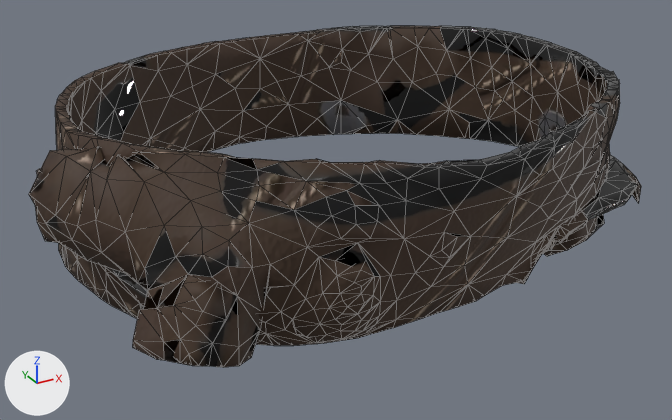
The glTF model hollowmere/Assets/Resources/Gear/Fitted/leather/t1_waist.glb as it was, and as the next commit left it.
Rendered twice from a 50 mm camera at (-0.294, -0.538, 1.232) aimed at (-0.014, -0.03, 0.978). Lighting does not change. The marker at lower left points along +X, +Y and +Z. The first picture is the older version. Mesh edges are drawn as thin lines. Vertices at exactly the same position are counted once.

Script lines for the objects in view, before the commit:
```python
me_waist_t1 = bpy.data.meshes.new('waist_t1')
me_waist_t1.from_pydata(...)  # 1370 vertices, 2756 faces; spans x -0.217..0.2, y -0.178..0.142, z 0.953..1.072
me_waist_t1.materials.append(mat_leather_t1_waist)
ob_waist_t1 = bpy.data.objects.new('waist_t1', me_waist_t1)
ob_waist_t1.location = (0.0, 0.0, 0.0)
```
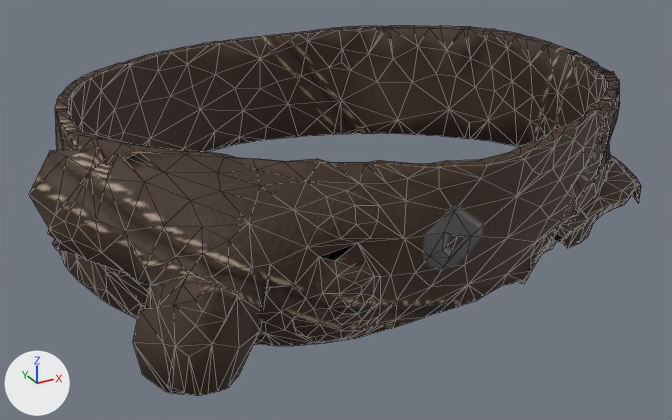
What differs and where, as boxes [x1, y1, x2, y2] in the pictures (672 x 420 px; the box of a moved part takes in the faces that stretch with it):
'waist_t1', reshaped (8% taller): before [29, 26, 641, 367]; after [29, 26, 641, 395]
part 1 of me_waist_t1, moved or reshaped: before [29, 169, 260, 367]; after [29, 195, 260, 395]
part 2 of me_waist_t1, moved or reshaped: before [543, 186, 604, 256]; after [562, 186, 602, 248]
part 3 of me_waist_t1, surface changed: [31, 26, 638, 350] in both

What changed in the scene script:
```text
Change me_waist_t1:
    used by ob_waist_t1; location = (0.0, 0.0, 0.0)
    remove me_waist_t1.from_pydata(...)  # 1370 vertices, 2756 faces; spans x -0.217..0.2, y -0.178..0.142, z 0.953..1.072
    add me_waist_t1.from_pydata(...)  # 1366 vertices, 2744 faces; spans x -0.217..0.2, y -0.178..0.142, z 0.946..1.072
    me_waist_t1 part 1
    52 vertices are removed from x -0.216..-0.128, y -0.16..-0.035, z 0.958..1.048
    156 faces are deleted
    18 vertices move from x -0.213..-0.133, y -0.159..-0.041, z 0.96..1.039 to x -0.211..-0.138, y -0.159..-0.039, z 0.946..1.045
    48 vertices are added at x -0.212..-0.135, y -0.154..-0.037, z 0.948..1.043
    148 new faces join them
    me_waist_t1 part 2
    35 vertices are removed from x 0.078..0.145, y -0.139..-0.082, z 0.955..0.993
    105 faces are deleted
    11 vertices move from x 0.09..0.142, y -0.144..-0.095, z 0.957..0.998 to x 0.09..0.136, y -0.132..-0.1, z 0.965..0.997
    35 vertices are added at x 0.08..0.138, y -0.138..-0.09, z 0.969..0.993
    101 new faces join them
    me_waist_t1 part 3: 2495 kept faces spanning x -0.217..0.2, y -0.178..0.142, z 0.953..1.072 get new texture (UV) coordinates
```
